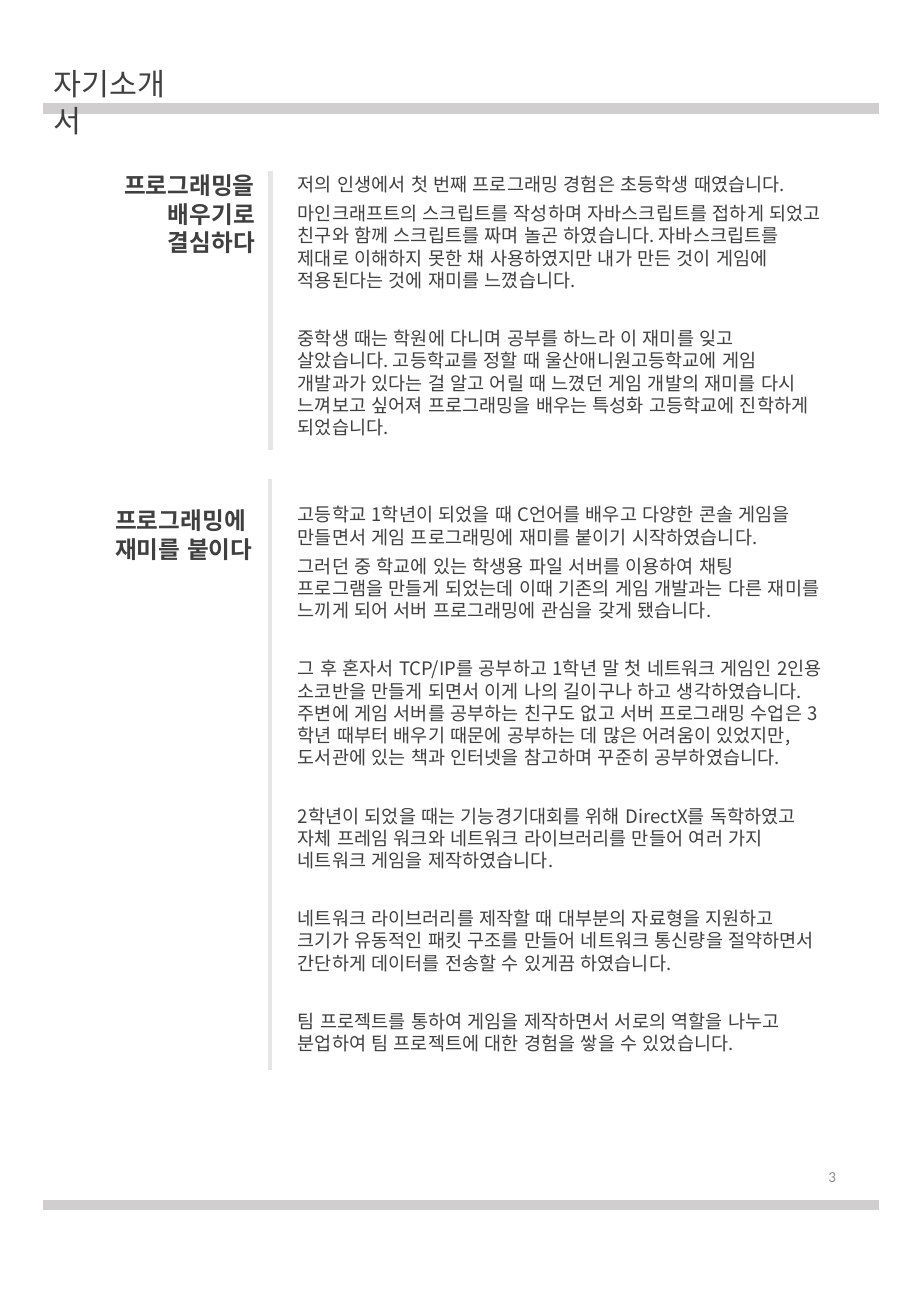
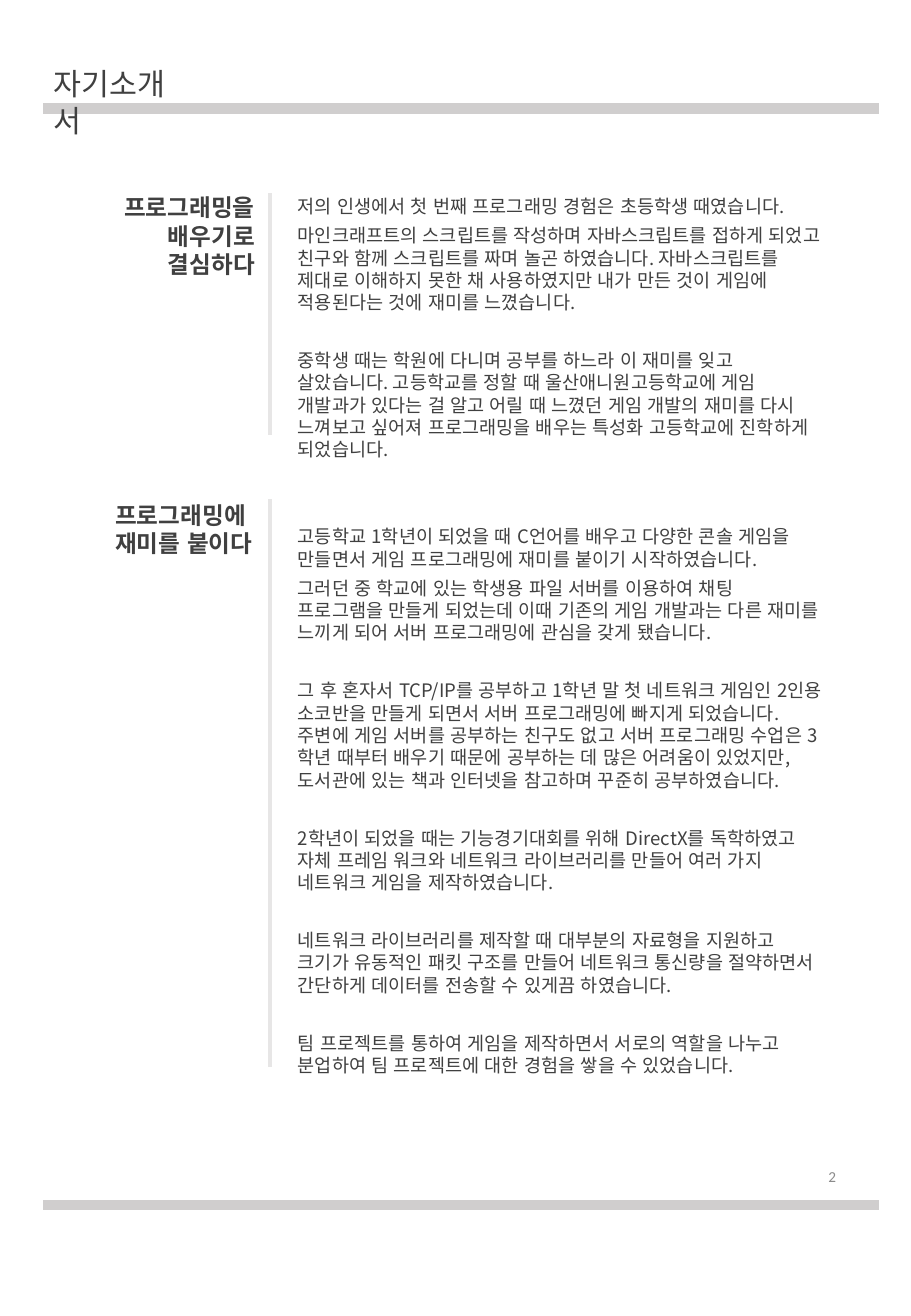
Before and after one commit to dat0613/Portfolio, a slide deck: slide 2 of 이력서.pptx (slide 3 before the commit). Drawn at 911x1316 pixels with LibreOffice and Linux fonts; fonts in the diff are those of the drawing. Boxes give left, top, right and bottom in pixels: in the first picture for what was removed or moved away, otherwise in the second. Text is boxed around its words. In the diff, an @@ line names an element or a change of style, - is before the commit and + after.

```diff
--- a/이력서.pptx
+++ b/이력서.pptx
@@ text "프로그래밍을": place and size @@
-text "프로그래밍을" at (124, 174, 255, 253)
+text "프로그래밍을" at (124, 196, 255, 275)
@@ rectangle: place and size @@
-rectangle at (267, 170, 273, 451)
+rectangle at (267, 192, 273, 436)
@@ text "저의 인생에서 첫 번째 프로그래밍 ...": place and size @@
-text "저의 인생에서 첫 번째 프로그래밍 ..." at (298, 175, 822, 1052)
+text "저의 인생에서 첫 번째 프로그래밍 ..." at (298, 197, 822, 1074)
@@ text "프로그래밍에": place and size @@
-text "프로그래밍에" at (115, 509, 252, 560)
+text "프로그래밍에" at (115, 504, 252, 554)
@@ rectangle: place and size @@
-rectangle at (267, 478, 273, 1071)
+rectangle at (267, 498, 273, 1068)
@@ text at (298, 681, 822, 789): text changed @@
-그 후 혼자서 TCP/IP를 공부하고 1학년 말 첫 네트워크 게임인 2인용 소코반을 만들게 되면서 이게 나의 길이구나 하고 생각하였습니다.주변에 게임 서버를 공부하는 친구도 없고 서버 프로그래밍 수업은 3학년 때부터 배우기 때문에 공부하는 데 많은 어려움이 있었지만, 도서관에 있는 책과 인터넷을 참고하며 꾸준히 공부하였습니다.
+그 후 혼자서 TCP/IP를 공부하고 1학년 말 첫 네트워크 게임인 2인용 소코반을 만들게 되면서 서버 프로그래밍에 빠지게 되었습니다. 주변에 게임 서버를 공부하는 친구도 없고 서버 프로그래밍 수업은 3학년 때부터 배우기 때문에 공부하는 데 많은 어려움이 있었지만, 도서관에 있는 책과 인터넷을 참고하며 꾸준히 공부하였습니다.
@@ page number at (828, 1172, 836, 1182): text changed @@
-3
+2
```
Also in this commit, not shown: 2 other slides changed, 1 slide removed, 1 other file.
